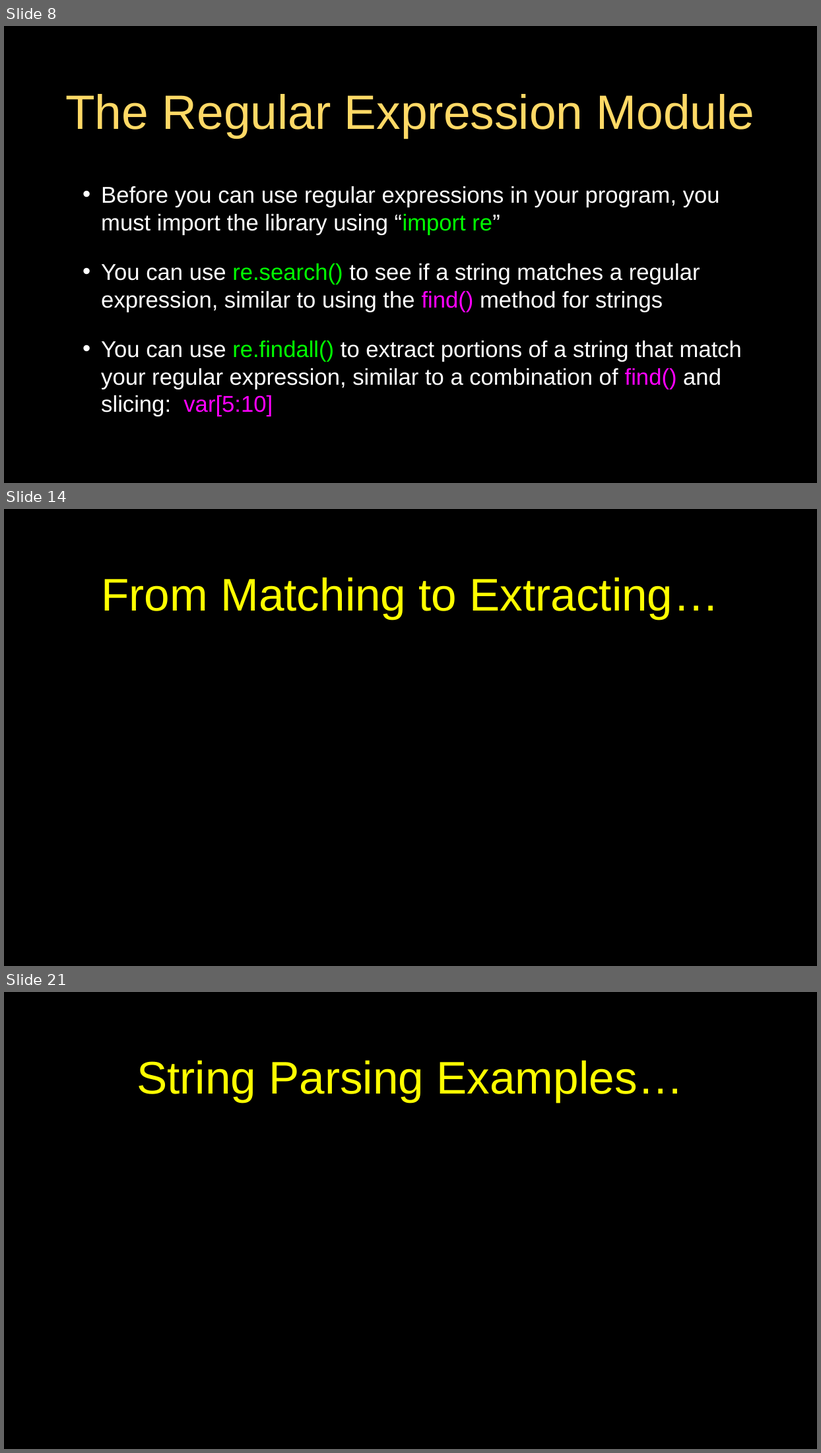
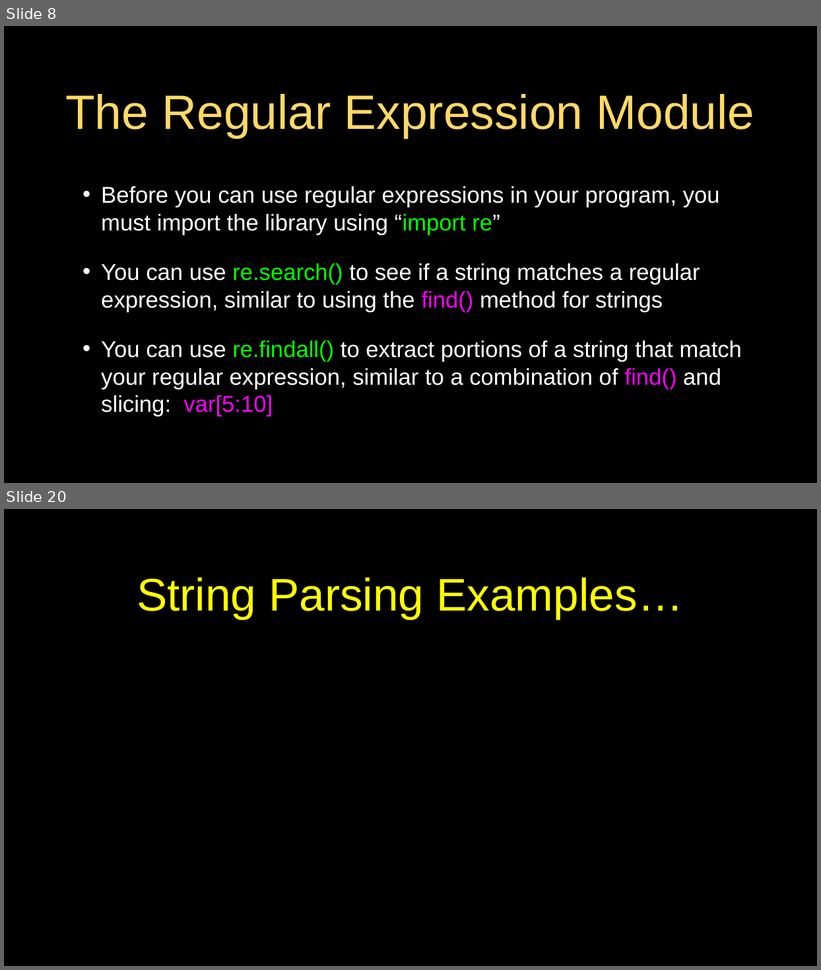
Before and after one commit to csev/py4e, a slide deck: lectures3/Pythonlearn-11-Regex.pptx. Shown one above the other, each under a label of ours: slides 8, 14 and 21 before the commit, slides 8 and 20 after it; the slides between them are not shown. The pictures are 821x1453 and 821x970 pixels, drawn with LibreOffice and Linux fonts; fonts in the diff are those of the drawing. Boxes give left, top, right and bottom in pixels: in the first picture for what was removed or moved away, otherwise in the second. Text is boxed around its words. In the diff, an @@ line names an element or a change of style, - is before the commit and + after.

```diff
--- a/lectures3/Pythonlearn-11-Regex.pptx
+++ b/lectures3/Pythonlearn-11-Regex.pptx
@@ slide 14 removed at (4,509,817,966), background #000000; not listed: 1 template element that a slide beside it also shows @@
@@ title removed at (102,577,719,619) @@
-From Matching to Extracting…
@@ what was slide 21 is now slide 20 @@
```
Also in this commit, not shown: 24 slides changed, 1 other file.
